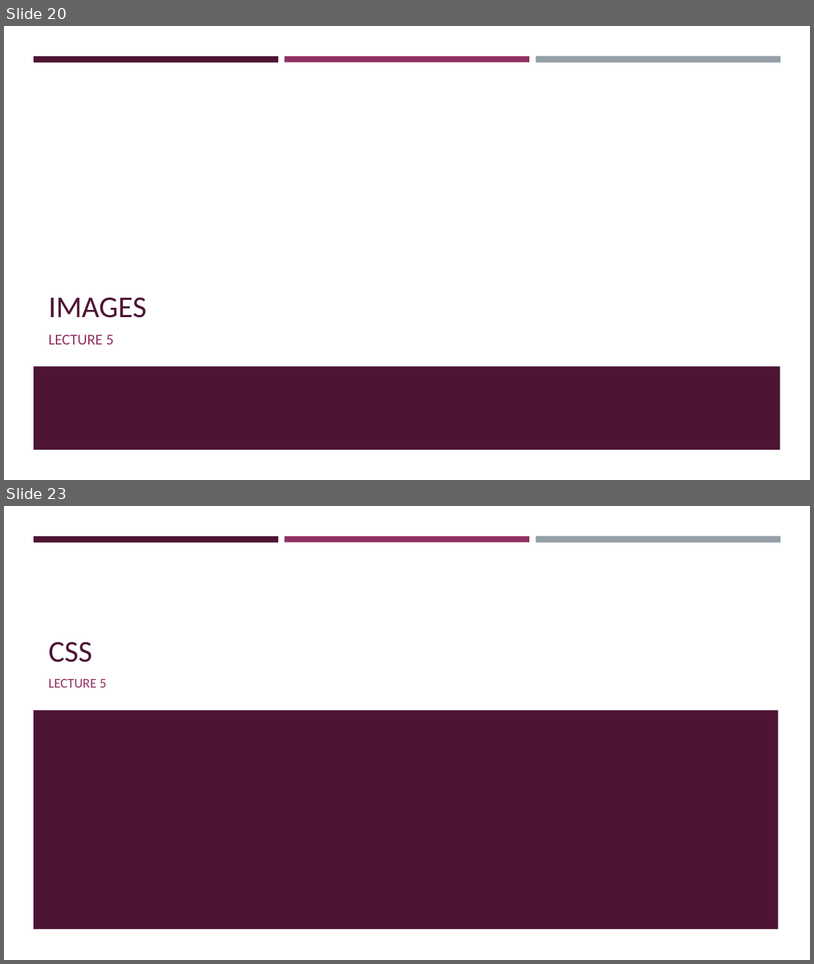
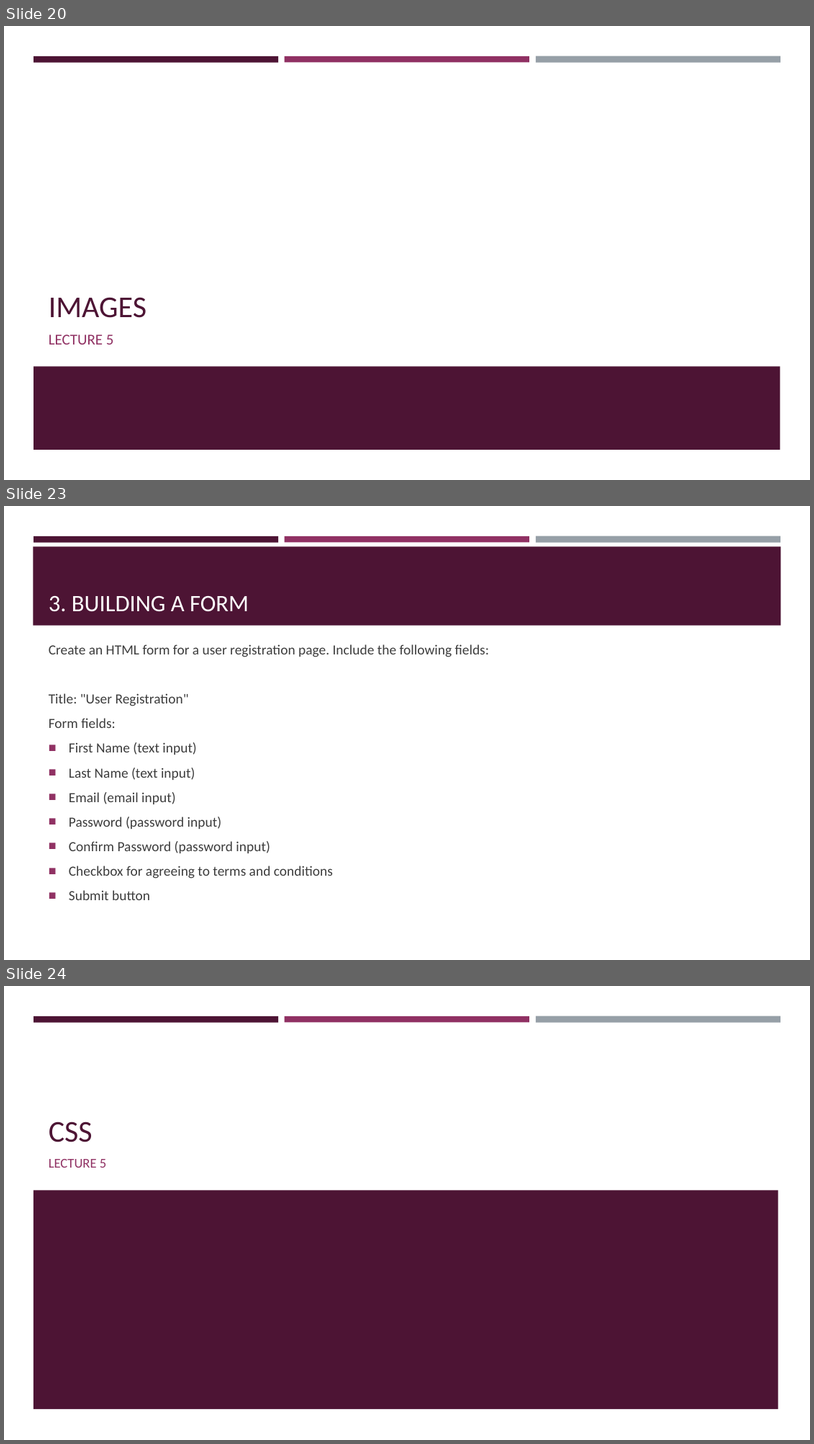
Before and after one commit to Ghost0396/iot, a slide deck: web_development/lecture.pptm. Shown one above the other, each under a label of ours: slides 20 and 23 before the commit, slides 20, 23 and 24 after it; the slides between them are not shown. The pictures are 814x964 and 814x1444 pixels, drawn with LibreOffice and Linux fonts; fonts in the diff are those of the drawing. Boxes give left, top, right and bottom in pixels: in the first picture for what was removed or moved away, otherwise in the second. Text is boxed around its words. In the diff, an @@ line names an element or a change of style, - is before the commit and + after.

```diff
--- a/web_development/lecture.pptm
+++ b/web_development/lecture.pptm
@@ slide 23 added at (x1=4, y1=506, x2=810, y2=960), background #FFFFFF; not listed: 3 template elements that a slide beside it also shows @@
@@ rectangle added at (x1=33, y1=546, x2=782, y2=626), fill #4D1434 @@
@@ title added at (x1=49, y1=595, x2=249, y2=612), 28 pt, text #FFFFFF @@
+3. BUILDING A FORM
@@ text added at (x1=49, y1=644, x2=489, y2=900), 16.6 pt, text #3D3D3D @@
+Create an HTML form for a user registration page. Include the following fields:
+Title: "User Registration"
+Form fields:
+■ First Name (text input)
+■ Last Name (text input)
+■ Email (email input)
+■ Password (password input)
+■ Confirm Password (password input)
+■ Checkbox for agreeing to terms and conditions
+■ Submit button
@@ what was slide 23 is now slide 24 @@
```
Also in this commit, not shown: 2 slides changed, 2 other slides added, 2 slides removed, 2 other files.
